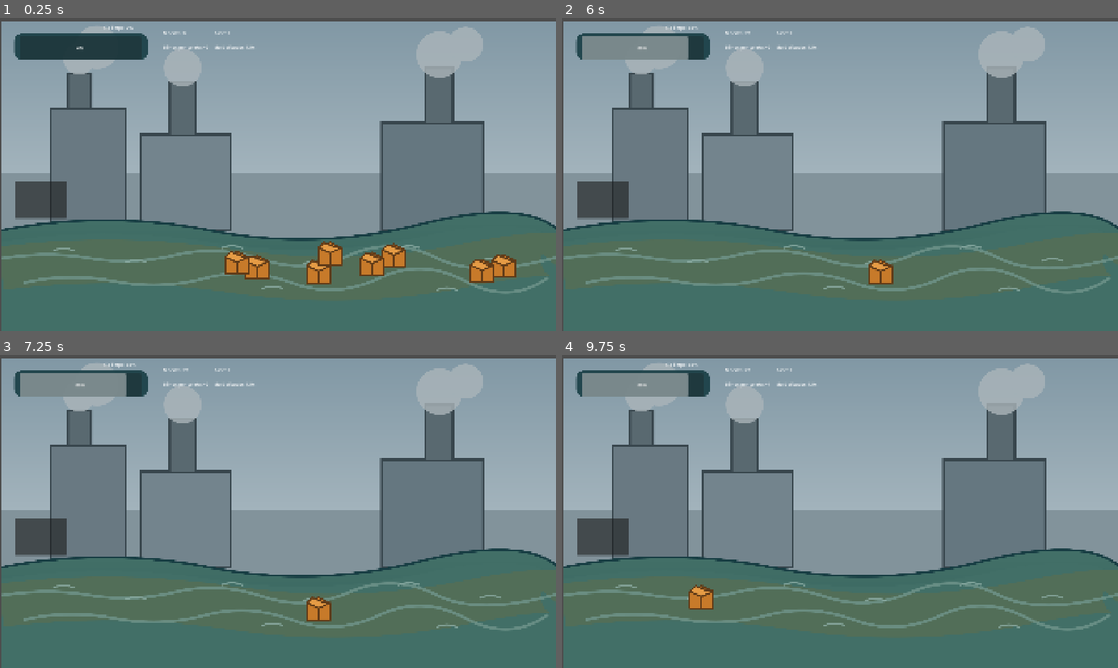
Above: before the commit, frames 1-4 (two rows, left to right).
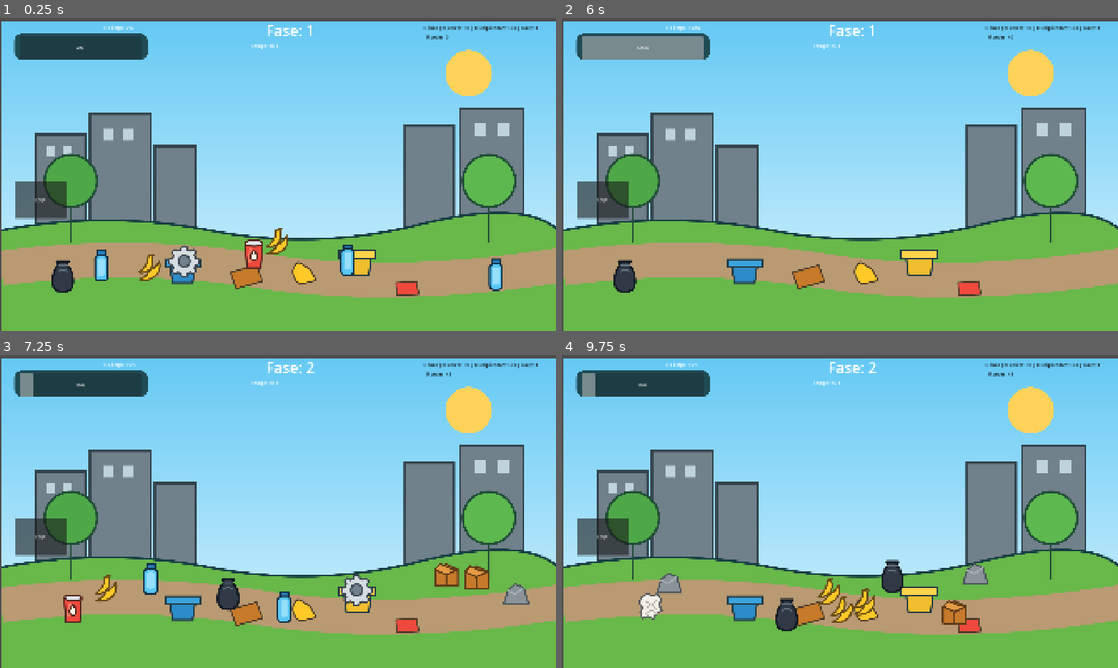
Above: after the commit, the same moments.

Repository: ArthurRansolin/clicker-rio-limpo
Game: Godot game, scene res://Scenes/Main.tscn
Same seed, same stepped clock (60 frames per second), same inputs: the game is played once before the commit and once after it.
Inputs (mouse positions are in pixels of both pictures, inside the frame that each line leads up to; where the layout moved, square brackets give the same spot in the first picture):
- Up to frame 1 (0.25 s): no input
- Up to frame 2 (6 s): click (840, 243) [1067, 265] at 0.5 s; click (745, 262) [956, 255] at 1.25 s; click (817, 255) [878, 271] at 2 s; click (1056, 274) [817, 268] at 2.75 s; click (712, 268) [1045, 271] at 3.5 s; click (912, 259) [934, 265] at 4.25 s; click (662, 265) [801, 262] at 5 s; click (623, 274) at 5.77 s
- Up to frame 3 (7.25 s): click (417, 592) at 6.52 s
- Up to frame 4 (9.75 s): click (1040, 577) at 7.27 s; click (600, 536) at 8 s; click (650, 398) at 8.75 s, where only the run before the commit has a clickable "Mãos rápidas - Nível 0 +1 moe…"; click "VOLTAR" at 9.5 s

The runs differ from the first frame. In frame 1, 87% of the frame differs, in the area x 0-100%, y 1-100%; in frame 2, 87%; in frame 3, 88%; in frame 4, 88%.

Commit message:
feat: mateus fez a sua parte

Diff:
--- a/Scenes/Main.tscn
+++ b/Scenes/Main.tscn
@@ -28,10 +28,11 @@
 
 [node name="CoinLabel" type="Label" parent="." unique_id=1106885199]
 layout_mode = 0
-offset_left = 208.0
-offset_top = 19.0
-offset_right = 287.0
-offset_bottom = 68.0
+offset_left = 1115.0
+offset_top = 33.0
+offset_right = 1194.0
+offset_bottom = 82.0
+theme_override_colors/font_color = Color(0, 0, 0, 1)
 text = "Moedas: 0
 "
 
@@ -42,20 +43,22 @@
 
 [node name="ClickPowerLabel" type="Label" parent="." unique_id=2134337583]
 layout_mode = 0
-offset_left = 208.0
-offset_top = 68.0
-offset_right = 353.0
-offset_bottom = 91.0
+offset_left = 1108.0
+offset_top = 1.0
+offset_right = 1253.0
+offset_bottom = 24.0
+theme_override_colors/font_color = Color(0.09240834, 0.09242799, 0.10006619, 1)
 text = "Poder por clique: 1"
 
 [node name="AutoClickTimer" type="Timer" parent="." unique_id=567343332]
 
 [node name="RiverArea" type="Control" parent="." unique_id=1648027963]
 layout_mode = 1
-offset_left = -287.0
-offset_top = 698.0
-offset_right = 1470.0
-offset_bottom = 935.0
+anchors_preset = 0
+offset_left = -272.0
+offset_top = 656.0
+offset_right = 1519.0
+offset_bottom = 952.0
 localize_numeral_system = false
 
 [node name="ShopButton" type="Button" parent="." unique_id=2112697496]
@@ -64,6 +67,7 @@
 offset_top = 542.0
 offset_right = -126.0
 offset_bottom = 671.0
+text = "LOJA"
 
 [node name="ProgressBar" type="ProgressBar" parent="." unique_id=1665816048]
 layout_mode = 0
@@ -74,11 +78,21 @@
 
 [node name="LevelLabel" type="Label" parent="." unique_id=767333786]
 layout_mode = 0
-offset_left = 385.0
-offset_top = 19.0
-offset_right = 438.0
-offset_bottom = 42.0
+offset_left = 564.0
+offset_top = -13.0
+offset_right = 731.0
+offset_bottom = 57.0
+theme_override_font_sizes/font_size = 51
 text = "Fase: 1"
+
+[node name="TimerLabel" type="RichTextLabel" parent="." unique_id=921654321]
+layout_mode = 0
+offset_left = 513.0
+offset_top = 64.0
+offset_right = 807.0
+offset_bottom = 134.0
+bbcode_enabled = true
+text = "Tempo: 60 s"
 
 [node name="Label" type="Label" parent="." unique_id=1445613305]
 layout_mode = 0
@@ -86,3 +100,56 @@
 offset_top = 23.0
 offset_right = 356.0
 offset_bottom = 46.0
+
+[node name="GameOverLayer" type="CanvasLayer" parent="." unique_id=1166087154]
+layer = 10
+visible = false
+
+[node name="Overlay" type="ColorRect" parent="GameOverLayer" unique_id=1098561098]
+anchors_preset = 15
+anchor_right = 1.0
+anchor_bottom = 1.0
+grow_horizontal = 2
+grow_vertical = 2
+color = Color(0, 0, 0, 0.78)
+
+[node name="CenterContainer" type="CenterContainer" parent="GameOverLayer" unique_id=1547993585]
+anchors_preset = 15
+anchor_right = 1.0
+anchor_bottom = 1.0
+grow_horizontal = 2
+grow_vertical = 2
+
+[node name="FinalScorePanel" type="PanelContainer" parent="GameOverLayer/CenterContainer" unique_id=1907321754]
+custom_minimum_size = Vector2(650, 300)
+layout_mode = 2
+
+[node name="VBoxContainer" type="VBoxContainer" parent="GameOverLayer/CenterContainer/FinalScorePanel" unique_id=867055799]
+layout_mode = 2
+theme_override_constants/separation = 20
+
+[node name="TitleLabel" type="Label" parent="GameOverLayer/CenterContainer/FinalScorePanel/VBoxContainer" unique_id=1094608398]
+layout_mode = 2
+theme_override_font_sizes/font_size = 42
+text = "FIM DE JOGO"
+horizontal_alignment = 1
+
+[node name="ScoreLabel" type="Label" parent="GameOverLayer/CenterContainer/FinalScorePanel/VBoxContainer" unique_id=361757633]
+layout_mode = 2
+text = "Pontuação final: 0 resíduos coletados"
+horizontal_alignment = 1
+
+[node name="LevelReachedLabel" type="Label" parent="GameOverLayer/CenterContainer/FinalScorePanel/VBoxContainer" unique_id=210608493]
+layout_mode = 2
+text = "Fase alcançada: 10 de 10"
+horizontal_alignment = 1
+
+[node name="CoinsLabel" type="Label" parent="GameOverLayer/CenterContainer/FinalScorePanel/VBoxContainer" unique_id=1743342551]
+layout_mode = 2
+text = "Moedas acumuladas: 0"
+horizontal_alignment = 1
+
+[node name="ErrorsLabel" type="Label" parent="GameOverLayer/CenterContainer/FinalScorePanel/VBoxContainer" unique_id=1795963964]
+layout_mode = 2
+text = "Cliques errados: 0"
+horizontal_alignment = 1
--- a/Scenes/Trash.tscn
+++ b/Scenes/Trash.tscn
@@ -1,7 +1,6 @@
 [gd_scene format=3 uid="uid://cly31yjlgqr1g"]
 
 [ext_resource type="Texture2D" uid="uid://ceareiqyvhcya" path="res://assets/lixo/caixa_papelao.svg" id="1_nkago"]
-[ext_resource type="Script" uid="uid://bynedu5penr4p" path="res://Scripts/trash.gd" id="2_1fkk3"]
 
 [node name="papelao" type="TextureButton" unique_id=806312852]
 offset_left = -245.0
@@ -9,4 +8,3 @@
 offset_right = -117.0
 offset_bottom = 869.0
 texture_normal = ExtResource("1_nkago")
-script = ExtResource("2_1fkk3")
--- a/Scenes/shop.tscn
+++ b/Scenes/shop.tscn
@@ -9,7 +9,7 @@
 offset_left = 94.0
 offset_top = 71.0
 offset_right = 519.0
-offset_bottom = 366.0
+offset_bottom = 550.0
 
 [node name="Title" type="Label" parent="VBoxContainer" unique_id=799613006]
 layout_mode = 2
@@ -31,6 +31,9 @@
 [node name="RecyclingButton" type="Button" parent="VBoxContainer" unique_id=1062477209]
 layout_mode = 2
 
+[node name="ClickStrengthButton" type="Button" parent="VBoxContainer" unique_id=1347115276]
+layout_mode = 2
+
 [node name="BackButton" type="Button" parent="VBoxContainer" unique_id=1872382138]
 layout_mode = 2
 text = "VOLTAR"
--- a/Scripts/GameManager.gd
+++ b/Scripts/GameManager.gd
@@ -2,27 +2,33 @@
 extends Node
 
 signal game_updated
+
+const FINAL_LEVEL: int = 10
 
 # Sistema de fases
 var current_level: int = 1
 var phase_trash_total: int = 0
 var phase_trash_collected: int = 0
+var phase_time_remaining: float = 60.0
 
 # Recursos do jogador
 var coins: int = 0
 var multiplier: float = 1.0
+var missed_clicks_total: int = 0
 
 # Melhorias de coleta
 var hands_level: int = 0
 var bin_level: int = 0
 var truck_level: int = 0
 var recycling_level: int = 0
+var click_strength_level: int = 0
 
 # Custos iniciais
 var hands_cost: int = 50
 var bin_cost: int = 150
 var truck_cost: int = 300
 var recycling_cost: int = 500
+var click_strength_cost: int = 200
 
 # Valores das melhorias
 var hands_bonus: int = 1
@@ -54,6 +60,20 @@
 
 func get_collection_value(base_value: int) -> int:
 	return roundi((base_value + get_collection_bonus()) * multiplier)
+
+
+func get_missed_click_penalty() -> float:
+	return maxf(1.0, 3.0 - float(hands_level) * 0.5)
+
+
+func get_truck_interval() -> float:
+	if truck_level <= 0:
+		return 6.0
+	return maxf(1.5, 6.0 - float(truck_level - 1) * 0.5)
+
+
+func get_recycling_collection_interval() -> int:
+	return maxi(2, 6 - recycling_level)
 
 
 func get_clean_percentage() -> float:
@@ -77,11 +97,20 @@
 	collected_trash_ids.append(trash_id)
 	phase_trash_collected += 1
 
+	if (
+		recycling_level > 0
+		and phase_trash_collected % get_recycling_collection_interval() == 0
+	):
+		phase_time_remaining = minf(
+			phase_time_remaining + 2.0,
+			get_time_limit_for_level(current_level) + 10.0
+		)
+
 	game_updated.emit()
 
 
 func buy_hands() -> bool:
-	if coins < hands_cost:
+	if coins < hands_cost or hands_level >= 4:
 		return false
 
 	coins -= hands_cost
@@ -93,7 +122,7 @@
 
 
 func buy_bin() -> bool:
-	if coins < bin_cost:
+	if coins < bin_cost or bin_level >= 5:
 		return false
 
 	coins -= bin_cost
@@ -105,7 +134,7 @@
 
 
 func buy_truck() -> bool:
-	if coins < truck_cost:
+	if coins < truck_cost or truck_level >= 10:
 		return false
 
 	coins -= truck_cost
@@ -117,7 +146,7 @@
 
 
 func buy_recycling() -> bool:
-	if coins < recycling_cost:
+	if coins < recycling_cost or recycling_level >= 4:
 		return false
 
 	coins -= recycling_cost
@@ -128,17 +157,57 @@
 	game_updated.emit()
 	return true
 
+
+func buy_click_strength() -> bool:
+	if coins < click_strength_cost:
+		return false
+
+	coins -= click_strength_cost
+	click_strength_level += 1
+	click_strength_cost = roundi(click_strength_cost * 1.8)
+	game_updated.emit()
+	return true
+
+
+func get_click_strength() -> int:
+	return 1 + click_strength_level
+
 func get_trash_count_for_level(level: int) -> int:
 	var extra_difficulty: int = floori(
 		float(level - 1) / 10.0
 	) * 10
 
-	return 8 + ((level - 1) * 2) + extra_difficulty
+	var base_count: int = 8 + ((level - 1) * 2) + extra_difficulty
+	return maxi(6, base_count - mini(bin_level, 5))
 
 
 func advance_level() -> void:
 	current_level += 1
 	phase_trash_collected = 0
 	phase_trash_total = get_trash_count_for_level(current_level)
-
-	game_updated.emit()
+	phase_time_remaining = get_time_limit_for_level(current_level)
+
+	game_updated.emit()
+
+
+func get_time_limit_for_level(level: int) -> float:
+	var seconds_per_level: float = 28.0 / float(FINAL_LEVEL - 1)
+	var level_time: float = maxf(
+		32.0,
+		60.0 - float(level - 1) * seconds_per_level
+	)
+	return level_time + minf(float(bin_level) * 2.0, 10.0)
+
+
+func restart_current_level() -> void:
+	var level_prefix: String = "Fase_%d_Lixo_" % current_level
+	var remaining_ids: Array[String] = []
+
+	for trash_id in collected_trash_ids:
+		if not trash_id.begins_with(level_prefix):
+			remaining_ids.append(trash_id)
+
+	collected_trash_ids = remaining_ids
+	phase_trash_collected = 0
+	phase_time_remaining = get_time_limit_for_level(current_level)
+	game_updated.emit()
--- a/Scripts/main.gd
+++ b/Scripts/main.gd
@@ -2,8 +2,56 @@
 extends Control
 
 const TRASH_SCENE: PackedScene = preload("res://Scenes/Trash.tscn")
+const TRASH_TEXTURES: Array[Texture2D] = [
+	preload("res://assets/lixo/caixa_papelao.svg"),
+	preload("res://assets/lixo/casca_banana.svg"),
+	preload("res://assets/lixo/engrenagem.svg"),
+	preload("res://assets/lixo/garrafa_plastica.svg"),
+	preload("res://assets/lixo/garrafa_vidro.svg"),
+	preload("res://assets/lixo/lata.svg"),
+	preload("res://assets/lixo/papel_amassado.svg"),
+	preload("res://assets/lixo/pedra.svg"),
+	preload("res://assets/lixo/pneu.svg"),
+	preload("res://assets/lixo/saco_lixo.svg"),
+]
+const SCENARIO_TEXTURES: Array[Texture2D] = [
+	preload("res://assets/cenarios/cenario_01_parque_urbano.svg"),
+	preload("res://assets/cenarios/cenario_02_praia_poluida.svg"),
+	preload("res://assets/cenarios/cenario_03_rio_industrial.svg"),
+	preload("res://assets/cenarios/cenario_04_floresta_recuperada.svg"),
+]
 
 var advance_pending: bool = false
+var timeout_pending: bool = false
+var missed_click_feedback_time: float = 0.0
+var low_time_animation_active: bool = false
+var low_time_tween: Tween
+var final_game_over: bool = false
+var truck_action_timer: float = 0.0
+
+
+func _process(delta: float) -> void:
+	if advance_pending or timeout_pending or final_game_over:
+		return
+
+	missed_click_feedback_time = maxf(
+		0.0,
+		missed_click_feedback_time - delta
+	)
+	GameManager.phase_time_remaining = maxf(
+		0.0,
+		GameManager.phase_time_remaining - delta
+	)
+	_update_low_time_animation()
+	update_timer_ui()
+	_process_truck_auto_click(delta)
+
+	if GameManager.phase_time_remaining <= 0.0:
+		timeout_pending = true
+		if GameManager.current_level >= GameManager.FINAL_LEVEL:
+			_show_final_score()
+		else:
+			_restart_level_after_timeout()
 
 
 func _ready() -> void:
@@ -22,6 +70,10 @@
 
 	if not $ShopButton.pressed.is_connected(_on_shop_button_pressed):
 		$ShopButton.pressed.connect(_on_shop_button_pressed)
+	if not $RiverArea.gui_input.is_connected(_on_river_gui_input):
+		$RiverArea.gui_input.connect(_on_river_gui_input)
+	if not $Backgound.gui_input.is_connected(_on_river_gui_input):
+		$Backgound.gui_input.connect(_on_river_gui_input)
 
 	spawn_remaining_trash()
 	update_ui()
@@ -56,12 +108,32 @@
 
 		var trash: TextureButton = TRASH_SCENE.instantiate()
 		trash.name = "Trash_%d" % i
+		trash.texture_normal = TRASH_TEXTURES[
+			randi_range(0, TRASH_TEXTURES.size() - 1)
+		]
 		trash.set_meta("trash_id", trash_id)
 		trash.set_meta("coin_value", 5)
+		trash.set_meta("clicks_done", 0)
+
+		var max_clicks: int = 1 + floori(
+			float(GameManager.current_level) / 2.0
+		)
+		var extra_click_chance: float = minf(
+			float(GameManager.current_level) * 0.1,
+			0.8
+		)
+		var required_clicks: int = 1
+
+		if max_clicks > 1 and randf() < extra_click_chance:
+			required_clicks = randi_range(2, max_clicks)
+
+		trash.set_meta("required_clicks", required_clicks)
+		trash.tooltip_text = "Cliques: 0/%d" % required_clicks
 
 		# Define o tamanho do resíduo.
-		trash.custom_minimum_size = Vector2(64, 64)
-		trash.size = Vector2(64, 64)
+		trash.custom_minimum_size = Vector2(48, 48)
+		trash.size = Vector2(48, 48)
+		trash.pivot_offset = trash.size / 2.0
 
 		$RiverArea.add_child(trash)
 
@@ -98,17 +170,29 @@
 				break
 
 		trash.position = chosen_position
-		positions.append(chosen_position)
+		if GameManager.current_level >= 8:
+			trash.position.x = margin + (
+				float(i) / float(maxi(total, 1))
+			) * (max_x - margin)
+		positions.append(trash.position)
 
 		# Conecta o clique à coleta do resíduo.
 		trash.pressed.connect(
 			_on_trash_pressed.bind(trash)
 		)
+		if GameManager.current_level >= 8:
+			_move_trash_right(trash, margin, max_x)
 
 
 func _on_trash_pressed(trash: TextureButton) -> void:
-	if not is_instance_valid(trash):
-		return
+	if (
+		not is_instance_valid(trash)
+		or trash.disabled
+		or timeout_pending
+		or advance_pending
+	):
+		return
+	var hit_animation: Tween = _animate_trash_hit(trash)
 
 	var trash_id: String = str(
 		trash.get_meta("trash_id", trash.name)
@@ -116,9 +200,24 @@
 	var base_value: int = int(
 		trash.get_meta("coin_value", 5)
 	)
+	var clicks_done: int = (
+		int(trash.get_meta("clicks_done", 0))
+		+ GameManager.get_click_strength()
+	)
+	var required_clicks: int = int(
+		trash.get_meta("required_clicks", 1)
+	)
+	trash.set_meta("clicks_done", clicks_done)
+	trash.tooltip_text = "Cliques: %d/%d" % [clicks_done, required_clicks]
+
+	if clicks_done < required_clicks:
+		return
 
 	GameManager.collect_trash(trash_id, base_value)
-	trash.queue_free()
+	trash.disabled = true
+	await hit_animation.finished
+	if is_instance_valid(trash):
+		trash.queue_free()
 
 	# Avança quando todos os resíduos forem coletados.
 	if (
@@ -130,6 +229,25 @@
 		call_deferred("_advance_to_next_level")
 
 
+func _animate_trash_hit(trash: TextureButton) -> Tween:
+	if trash.has_meta("hit_tween"):
+		var previous_tween: Tween = trash.get_meta("hit_tween")
+		if previous_tween.is_running():
+			previous_tween.kill()
+
+	trash.rotation_degrees = 0.0
+	trash.scale = Vector2.ONE
+	var tween: Tween = trash.create_tween()
+	trash.set_meta("hit_tween", tween)
+	tween.tween_property(trash, "rotation_degrees", -10.0, 0.045)
+	tween.tween_property(trash, "rotation_degrees", 10.0, 0.07)
+	tween.tween_property(trash, "rotation_degrees", -6.0, 0.055)
+	tween.tween_property(trash, "rotation_degrees", 0.0, 0.045)
+	tween.parallel().tween_property(trash, "scale", Vector2(0.88, 0.88), 0.06)
+	tween.tween_property(trash, "scale", Vector2.ONE, 0.12)
+	return tween
+
+
 func _advance_to_next_level() -> void:
 	if (
 		GameManager.phase_trash_collected
@@ -138,11 +256,112 @@
 		advance_pending = false
 		return
 
+	if GameManager.current_level >= GameManager.FINAL_LEVEL:
+		_show_final_score()
+		return
+
 	GameManager.advance_level()
 	await spawn_remaining_trash()
 
 	advance_pending = false
 	update_ui()
+	_highlight_level_change()
+
+
+func _show_final_score() -> void:
+	if final_game_over:
+		return
+
+	final_game_over = true
+	timeout_pending = true
+	var total_collected: int = GameManager.collected_trash_ids.size()
+	$GameOverLayer/CenterContainer/FinalScorePanel/VBoxContainer/ScoreLabel.text = (
+		"Pontuação final: %d resíduos coletados" % total_collected
+	)
+	$GameOverLayer/CenterContainer/FinalScorePanel/VBoxContainer/LevelReachedLabel.text = (
+		"Fase alcançada: %d de %d"
+		% [GameManager.current_level, GameManager.FINAL_LEVEL]
+	)
+	$GameOverLayer/CenterContainer/FinalScorePanel/VBoxContainer/CoinsLabel.text = (
+		"Moedas acumuladas: %d" % GameManager.coins
+	)
+	$GameOverLayer/CenterContainer/FinalScorePanel/VBoxContainer/ErrorsLabel.text = (
+		"Cliques errados: %d" % GameManager.missed_clicks_total
+	)
+	$GameOverLayer.visible = true
+
+
+func _restart_level_after_timeout() -> void:
+	missed_click_feedback_time = 0.0
+	$TimerLabel.modulate = Color.WHITE
+	$TimerLabel.text = "Tempo esgotado! Fase reiniciando..."
+	await get_tree().create_timer(1.2).timeout
+	GameManager.restart_current_level()
+	await spawn_remaining_trash()
+	timeout_pending = false
+	update_ui()
+
+
+func _move_trash_right(trash: TextureButton, left_x: float, right_x: float) -> void:
+	while is_instance_valid(trash):
+		var duration: float = randf_range(5.0, 9.0)
+		var tween: Tween = create_tween()
+		tween.tween_property(trash, "position:x", right_x, duration)
+		await tween.finished
+		if not is_instance_valid(trash):
+			return
+		trash.position.x = left_x
+
+
+func _highlight_level_change() -> void:
+	var level_label: Label = $LevelLabel
+	level_label.pivot_offset = level_label.size / 2.0
+	var tween: Tween = create_tween()
+	tween.set_loops(3)
+	tween.tween_property(
+		level_label,
+		"modulate",
+		Color(1.0, 0.78, 0.2),
+		0.16
+	)
+	tween.parallel().tween_property(
+		level_label,
+		"scale",
+		Vector2(1.25, 1.25),
+		0.16
+	)
+	tween.tween_property(level_label, "modulate", Color.WHITE, 0.16)
+	tween.parallel().tween_property(
+		level_label,
+		"scale",
+		Vector2.ONE,
+		0.16
+	)
+
+
+func _on_river_gui_input(event: InputEvent) -> void:
+	if (
+		event is InputEventMouseButton
+		and event.button_index == MOUSE_BUTTON_LEFT
+		and event.pressed
+		and not timeout_pending
+		and not advance_pending
+	):
+		var penalty: float = GameManager.get_missed_click_penalty()
+		GameManager.missed_clicks_total += 1
+		GameManager.phase_time_remaining = maxf(
+			0.0,
+			GameManager.phase_time_remaining - penalty
+		)
+		missed_click_feedback_time = 1.2
+		$TimerLabel.set_meta("last_missed_click_penalty", penalty)
+		update_timer_ui()
+		if GameManager.phase_time_remaining <= 0.0:
+			timeout_pending = true
+			if GameManager.current_level >= GameManager.FINAL_LEVEL:
+				_show_final_score()
+			else:
+				_restart_level_after_timeout()
 
 
 func update_ui() -> void:
@@ -159,14 +378,86 @@
 	)
 
 	$ProgressBar.value = percentage
+	update_timer_ui()
+	_update_scenario_background()
 
 	$ClickPowerLabel.text = (
 		"Bônus por coleta: +"
 		+ str(GameManager.get_collection_bonus())
 		+ " | Multiplicador: "
 		+ str(snappedf(GameManager.multiplier, 0.1))
-		+ "x"
-	)
+		+ "x | Força: " + str(GameManager.get_click_strength())
+	)
+
+
+func _update_scenario_background() -> void:
+	var scenario_index: int = floori(
+		float(GameManager.current_level - 1) / 5.0
+	) % SCENARIO_TEXTURES.size()
+	$Backgound.texture = SCENARIO_TEXTURES[scenario_index]
+
+
+func update_timer_ui() -> void:
+	var seconds_left: int = ceili(GameManager.phase_time_remaining)
+
+	if missed_click_feedback_time > 0.0:
+		var penalty_text: String = "%.1f" % float(
+			$TimerLabel.get_meta("last_missed_click_penalty", 3.0)
+		)
+		$TimerLabel.text = (
+			"[color=#ff3333]Tempo: %d s (-%s s)[/color]"
+			% [seconds_left, penalty_text]
+		)
+	elif GameManager.phase_time_remaining < 5.0:
+		$TimerLabel.text = "Tempo: [color=#ff3333]%d s[/color]" % seconds_left
+	else:
+		$TimerLabel.text = "Tempo: %d s" % seconds_left
+
+
+func _process_truck_auto_click(delta: float) -> void:
+	if GameManager.truck_level <= 0 or GameManager.phase_time_remaining <= 0.0:
+		return
+
+	truck_action_timer += delta
+	if truck_action_timer < GameManager.get_truck_interval():
+		return
+
+	truck_action_timer = 0.0
+	var available_trash: Array[TextureButton] = []
+	for child in $RiverArea.get_children():
+		if child is TextureButton and not child.disabled:
+			available_trash.append(child)
+
+	if not available_trash.is_empty():
+		var index: int = randi_range(0, available_trash.size() - 1)
+		_on_trash_pressed(available_trash[index])
+
+
+func _update_low_time_animation() -> void:
+	if GameManager.phase_time_remaining <= 5.0:
+		if low_time_animation_active:
+			return
+		low_time_animation_active = true
+		$TimerLabel.pivot_offset = $TimerLabel.size / 2.0
+		low_time_tween = create_tween()
+		low_time_tween.set_loops()
+		low_time_tween.tween_property(
+			$TimerLabel,
+			"scale",
+			Vector2(1.15, 1.15),
+			0.25
+		)
+		low_time_tween.tween_property(
+			$TimerLabel,
+			"scale",
+			Vector2.ONE,
+			0.25
+		)
+	elif low_time_animation_active:
+		low_time_animation_active = false
+		if is_instance_valid(low_time_tween) and low_time_tween.is_running():
+			low_time_tween.kill()
+		$TimerLabel.scale = Vector2.ONE
 
 
 func _on_shop_button_pressed() -> void:
--- a/Scripts/shop.gd
+++ b/Scripts/shop.gd
@@ -1,4 +1,3 @@
-
 extends Node2D
 
 
@@ -7,6 +6,7 @@
 	$VBoxContainer/BinButton.pressed.connect(_on_bin_pressed)
 	$VBoxContainer/TruckButton.pressed.connect(_on_truck_pressed)
 	$VBoxContainer/RecyclingButton.pressed.connect(_on_recycling_pressed)
+	$VBoxContainer/ClickStrengthButton.pressed.connect(_on_click_strength_pressed)
 	$VBoxContainer/BackButton.pressed.connect(_on_back_pressed)
 
 	if not GameManager.game_updated.is_connected(update_shop):
@@ -22,45 +22,63 @@
 
 	$VBoxContainer/HandsButton.text = (
 		"Mãos rápidas - Nível " + str(GameManager.hands_level)
-		+ "\n+" + str(GameManager.hands_bonus)
-		+ " moeda por coleta | Custo: "
+		+ "\nErro tira "
+		+ str(snappedf(GameManager.get_missed_click_penalty(), 0.1))
+		+ " s | +" + str(GameManager.hands_bonus)
+		+ " moeda/coleta | Custo: "
 		+ str(GameManager.hands_cost)
 	)
 
 	$VBoxContainer/BinButton.text = (
 		"Lixeira maior - Nível " + str(GameManager.bin_level)
-		+ "\n+" + str(GameManager.bin_bonus)
-		+ " moedas por coleta | Custo: "
+		+ "\n-" + str(mini(GameManager.bin_level, 5))
+		+ " resíduos/fase, +" + str(mini(GameManager.bin_level * 2, 10))
+		+ " s | Custo: "
 		+ str(GameManager.bin_cost)
 	)
 
 	$VBoxContainer/TruckButton.text = (
 		"Caminhão de limpeza - Nível " + str(GameManager.truck_level)
-		+ "\n+" + str(GameManager.truck_income)
-		+ " moedas/s por nível | Custo: "
+		+ "\nClique automático a cada "
+		+ str(snappedf(GameManager.get_truck_interval(), 0.1))
+		+ " s | +" + str(GameManager.truck_level * GameManager.truck_income)
+		+ " moedas/s | Custo: "
 		+ str(GameManager.truck_cost)
 	)
 
 	$VBoxContainer/RecyclingButton.text = (
 		"Reciclagem - Nível " + str(GameManager.recycling_level)
-		+ "\n+10% no ganho de moedas por nível | Custo: "
+		+ "\n+10% moedas e +2 s a cada "
+		+ str(GameManager.get_recycling_collection_interval())
+		+ " resíduos | Custo: "
 		+ str(GameManager.recycling_cost)
 	)
 
 	$VBoxContainer/HandsButton.disabled = (
 		GameManager.coins < GameManager.hands_cost
+		or GameManager.hands_level >= 4
+	)
+	$VBoxContainer/BinButton.disabled = (
+		GameManager.coins < GameManager.bin_cost
+		or GameManager.bin_level >= 5
+	)
+	$VBoxContainer/TruckButton.disabled = (
+		GameManager.coins < GameManager.truck_cost
+		or GameManager.truck_level >= 10
+	)
+	$VBoxContainer/RecyclingButton.disabled = (
+		GameManager.coins < GameManager.recycling_cost
+		or GameManager.recycling_level >= 4
 	)
 
-	$VBoxContainer/BinButton.disabled = (
-		GameManager.coins < GameManager.bin_cost
+	$VBoxContainer/ClickStrengthButton.text = (
+		"Força do clique - Nível " + str(GameManager.click_strength_level)
+		+ "\n+1 progresso por clique | Força atual: "
+		+ str(GameManager.get_click_strength())
+		+ " | Custo: " + str(GameManager.click_strength_cost)
 	)
-
-	$VBoxContainer/TruckButton.disabled = (
-		GameManager.coins < GameManager.truck_cost
-	)
-
-	$VBoxContainer/RecyclingButton.disabled = (
-		GameManager.coins < GameManager.recycling_cost
+	$VBoxContainer/ClickStrengthButton.disabled = (
+		GameManager.coins < GameManager.click_strength_cost
 	)
 
 
@@ -80,5 +98,9 @@
 	GameManager.buy_recycling()
 
 
+func _on_click_strength_pressed() -> void:
+	GameManager.buy_click_strength()
+
+
 func _on_back_pressed() -> void:
 	get_tree().change_scene_to_file("res://Scenes/Main.tscn")
--- a/project.godot
+++ b/project.godot
@@ -26,6 +26,10 @@
 window/stretch/mode="canvas_items"
 window/stretch/aspect="expand"
 
+[dotnet]
+
+project/assembly_name="Clicker"
+
 [physics]
 
 3d/physics_engine="Jolt Physics"
Binary file added: assets/cenarios/Simulador de SO (5).png
Not shown, added: assets/cenarios/Simulador de SO (5).png.import
